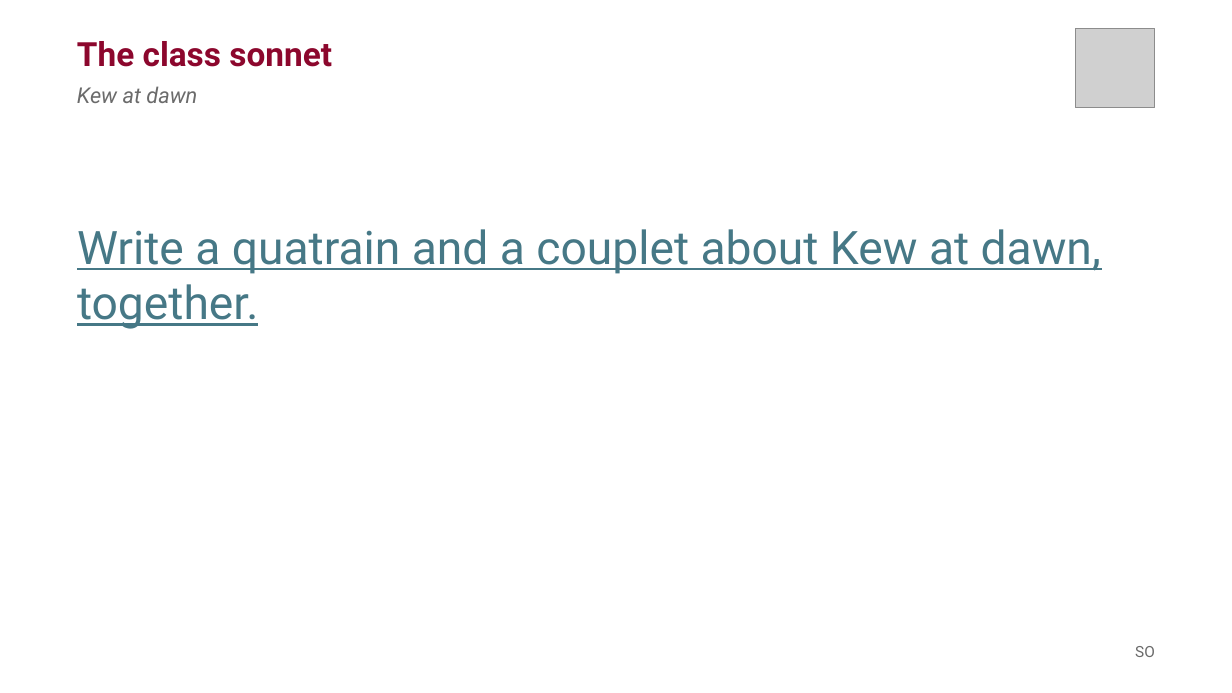
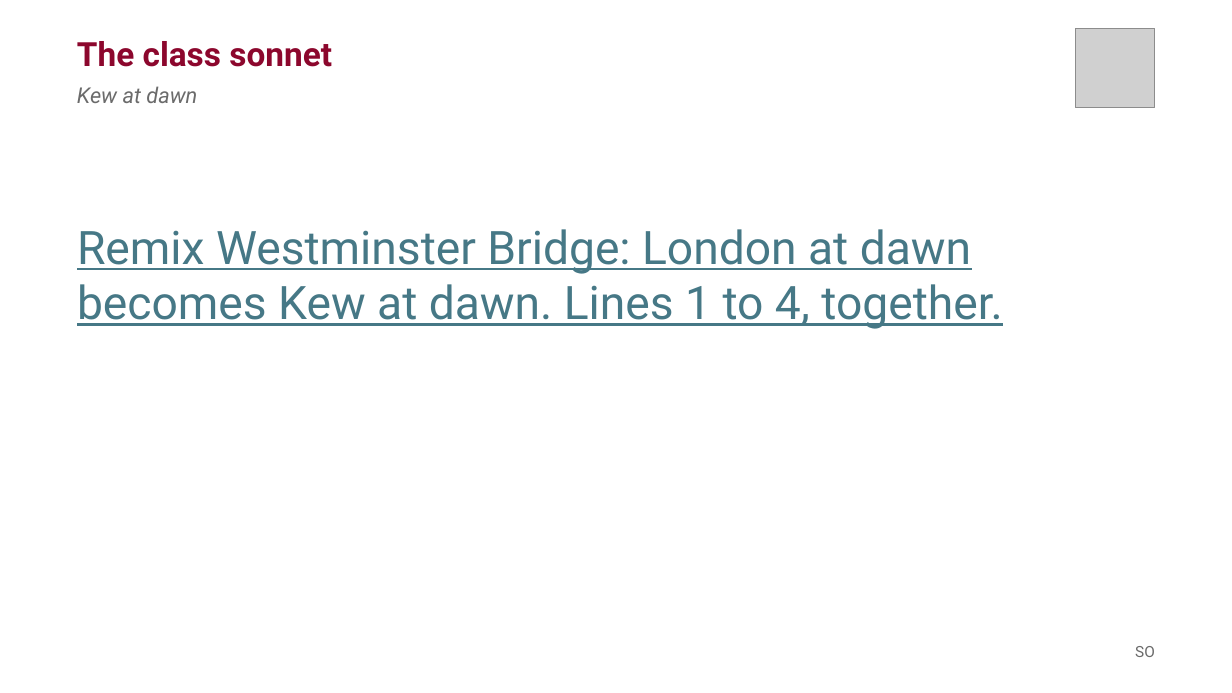
Before and after one commit to liaminhawai-cmd/Bone-Sparrow, a slide deck: slide 32 of SonnetsDeck.pptx. Drawn at 1232x693 pixels with LibreOffice and Linux fonts; fonts in the diff are those of the drawing; grey boxes stand for pictures. Boxes give left, top, right and bottom in pixels: in the first picture for what was removed or moved away, otherwise in the second. Text is boxed around its words. In the diff, an @@ line names an element or a change of style, - is before the commit and + after.

```diff
--- a/SonnetsDeck.pptx
+++ b/SonnetsDeck.pptx
@@ text at [77, 229, 1002, 329]: text changed @@
-Write a quatrain and a couplet about Kew at dawn, together.
+Remix Westminster Bridge: London at dawn becomes Kew at dawn. Lines 1 to 4, together.
```
Also in this commit, not shown: 2 other files.
